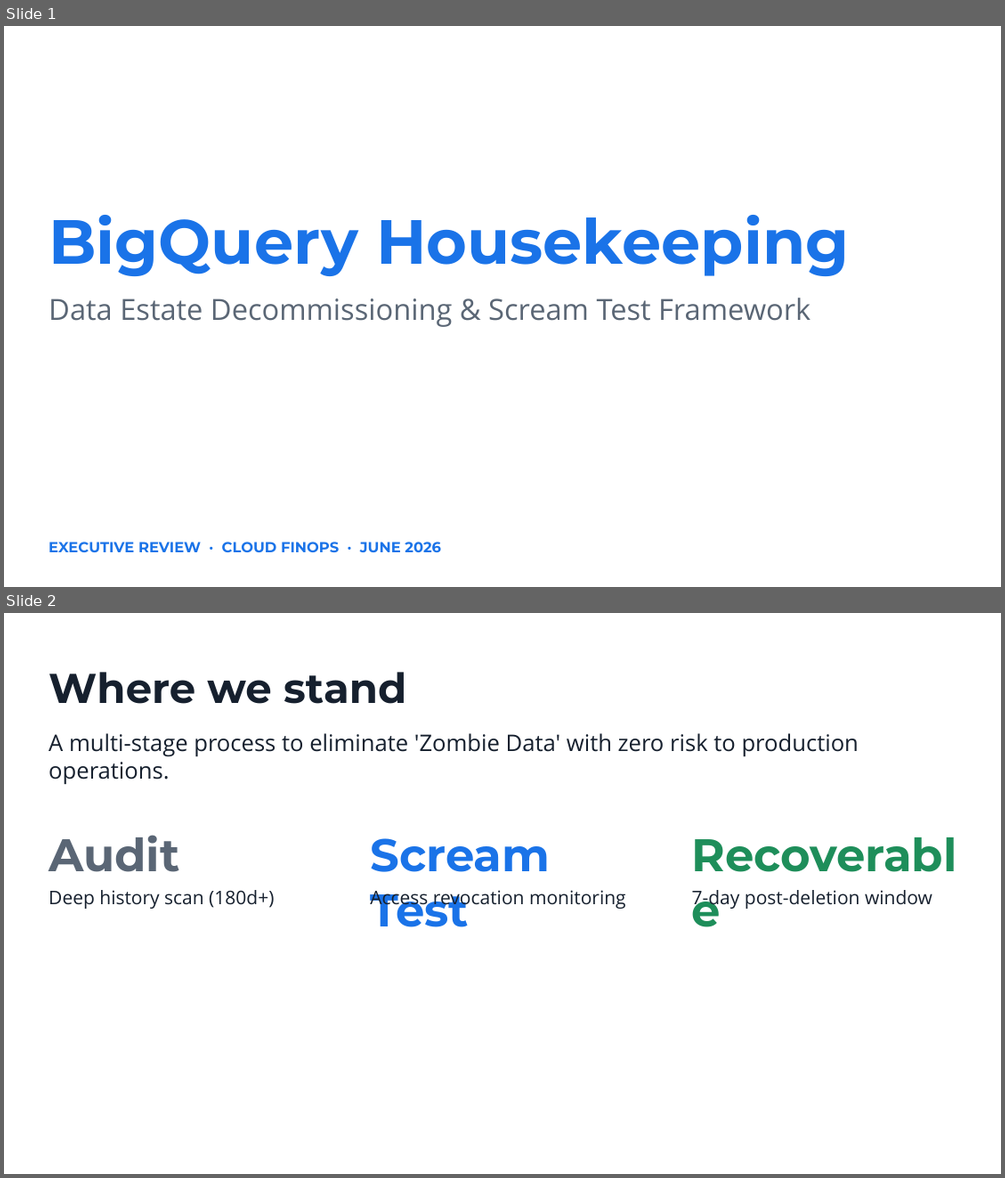
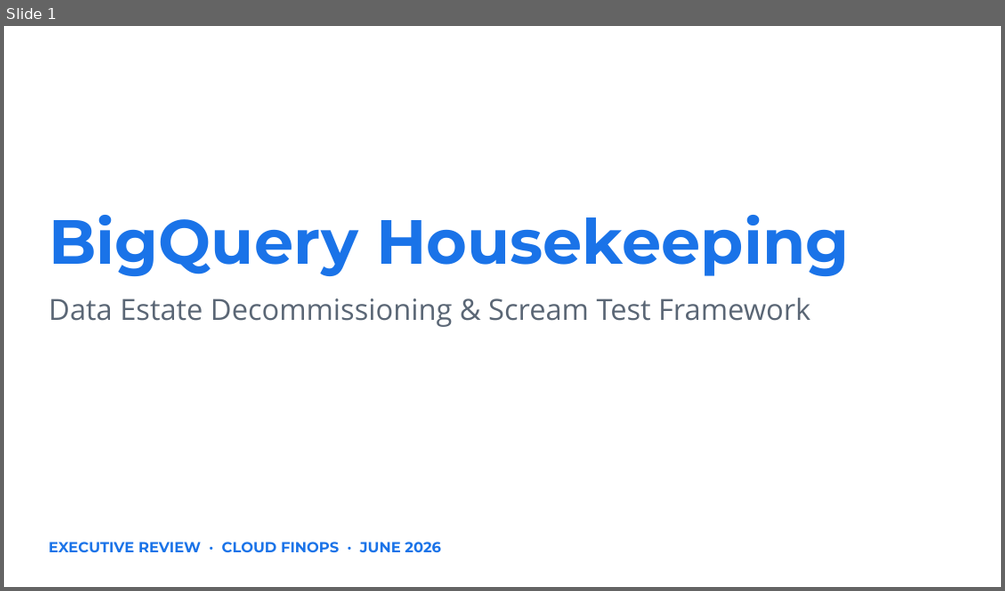
Before and after one commit to alandoddthg/bq-housekeeping, a slide deck: BigQuery_Housekeeping_Process.pptx. Shown one above the other, each under a label of ours: slides 1 and 2 before the commit, slide 1 after it. The pictures are 1005x1178 and 1005x591 pixels, drawn with LibreOffice and Linux fonts; fonts in the diff are those of the drawing. Boxes give left, top, right and bottom in pixels: in the first picture for what was removed or moved away, otherwise in the second. Text is boxed around its words. In the diff, an @@ line names an element or a change of style, - is before the commit and + after.

Commit message:
feat: include audit control file and expand presentation with tranche details

```diff
--- a/BigQuery_Housekeeping_Process.pptx
+++ b/BigQuery_Housekeeping_Process.pptx
@@ slide 2 removed at (x1=4, y1=613, x2=1001, y2=1174), background #FFFFFF @@
@@ text removed at (x1=48, y1=672, x2=406, y2=704) @@
-Where we stand
@@ text removed at (x1=48, y1=733, x2=858, y2=785) @@
-A multi-stage process to eliminate 'Zombie Data' with zero risk to production operations.
@@ text removed at (x1=685, y1=800, x2=984, y2=875) @@
-Recoverable
@@ text removed at (x1=48, y1=835, x2=179, y2=872) @@
-Audit
@@ text removed at (x1=370, y1=838, x2=550, y2=927) @@
-Scream Test
@@ text removed at (x1=48, y1=890, x2=274, y2=908) @@
-Deep history scan (180d+)
@@ text removed at (x1=370, y1=890, x2=626, y2=910) @@
-Access revocation monitoring
@@ text removed at (x1=692, y1=890, x2=932, y2=910) @@
-7-day post-deletion window
```
Also in this commit, not shown: 1 slide changed, 3 slides added, 2 other slides removed, 6 other files.
